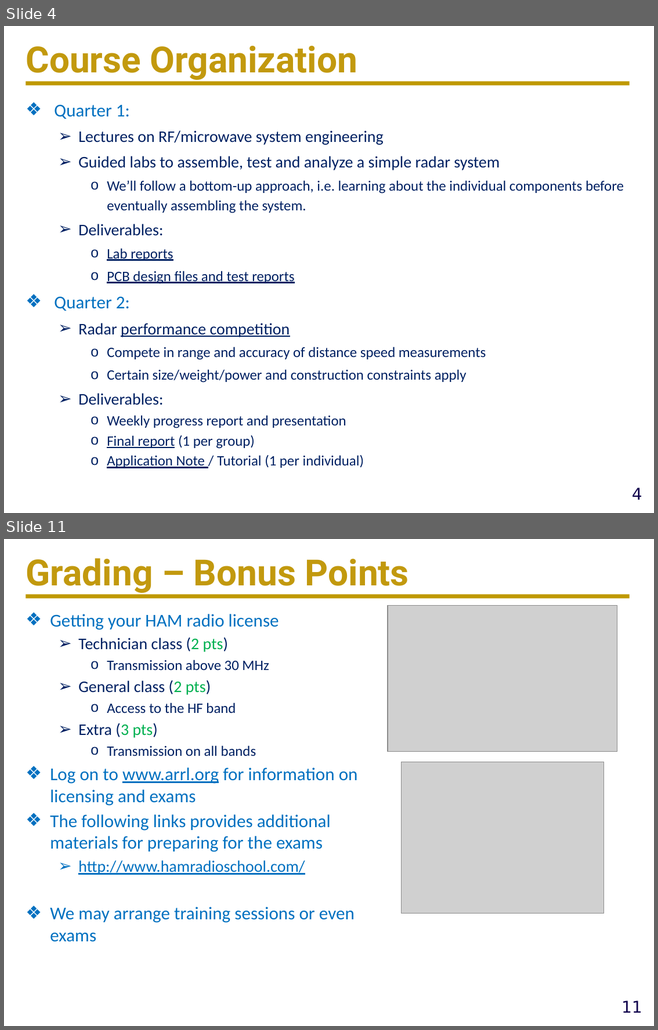
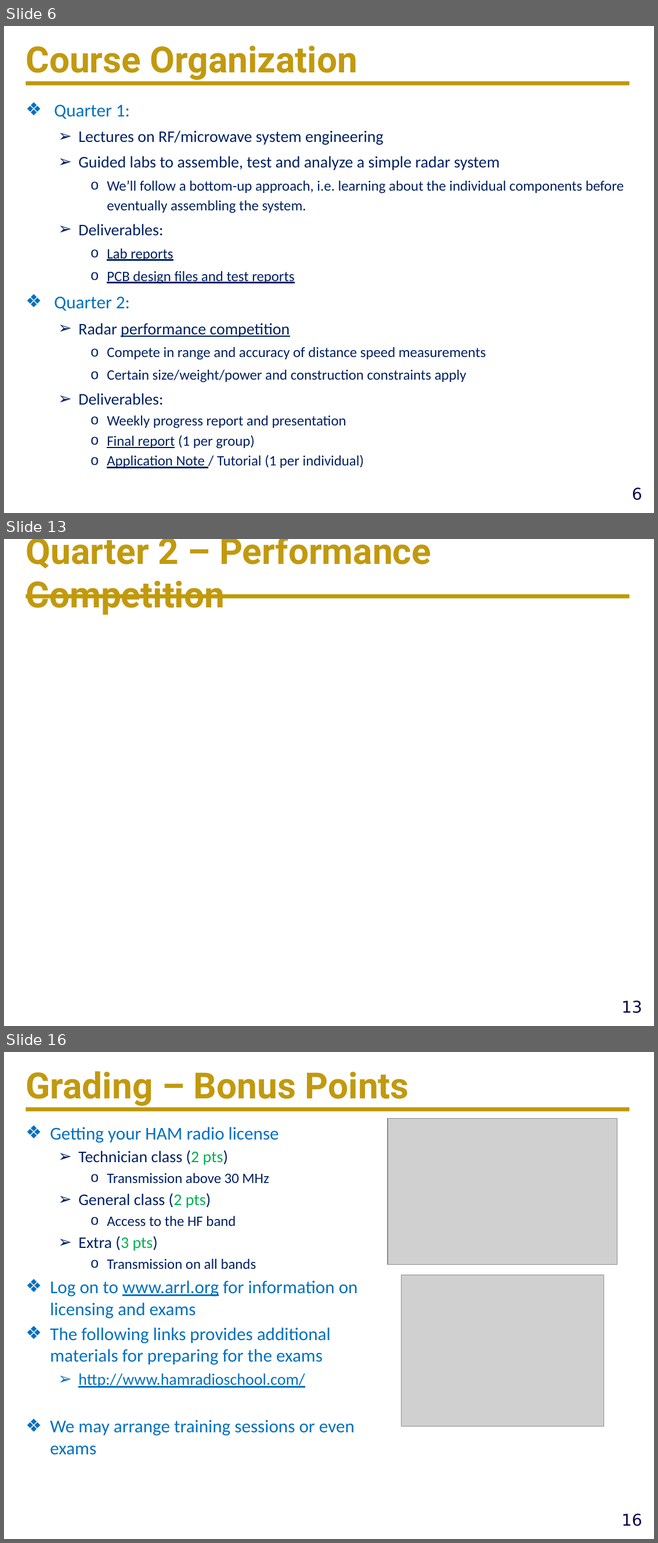
Before and after one commit to ucdart/UCD-EEC134, a slide deck: lectures/lec0/Lec0-CourseMechanisms.pptx. Shown one above the other, each under a label of ours: slides 4 and 11 before the commit, slides 6, 13 and 16 after it; the slides between them are not shown. The pictures are 658x1030 and 658x1543 pixels, drawn with LibreOffice and Linux fonts; fonts in the diff are those of the drawing; grey boxes stand for pictures; background and template pictures are left out. Boxes give left, top, right and bottom in pixels: in the first picture for what was removed or moved away, otherwise in the second. Text is boxed around its words. In the diff, an @@ line names an element or a change of style, - is before the commit and + after.

```diff
--- a/lectures/lec0/Lec0-CourseMechanisms.pptx
+++ b/lectures/lec0/Lec0-CourseMechanisms.pptx
@@ slide 13 added at [4,539,654,1026], background #FFFFFF; not listed: 2 template elements that a slide beside it also shows @@
@@ title added at [25,539,431,615], 40 pt, text #C2990E, bold @@
+Quarter 2 – Performance Competition
@@ what was slide 4 is now slide 6 @@
@@ page number at [632,488,642,500]: text changed @@
-4
+6
@@ what was slide 11 is now slide 16 @@
@@ page number at [621,1514,642,1526]: text changed @@
-11
+16
```
Also in this commit, not shown: 8 slides changed, 4 other slides added, 4 other files.
